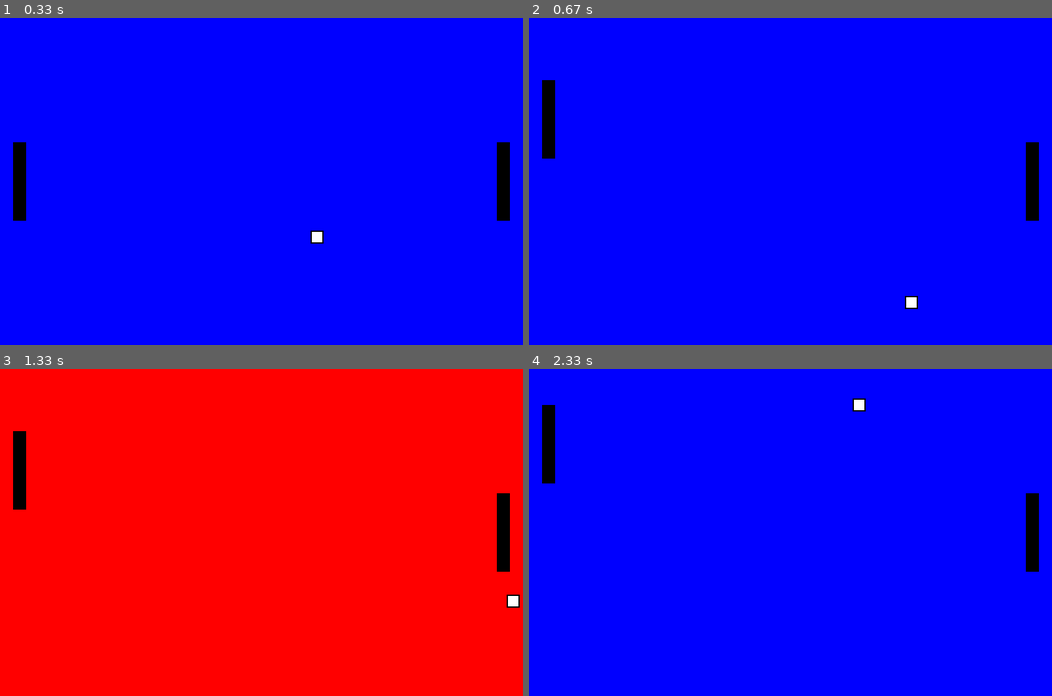
Above: before the commit, frames 1-4 (two rows, left to right).
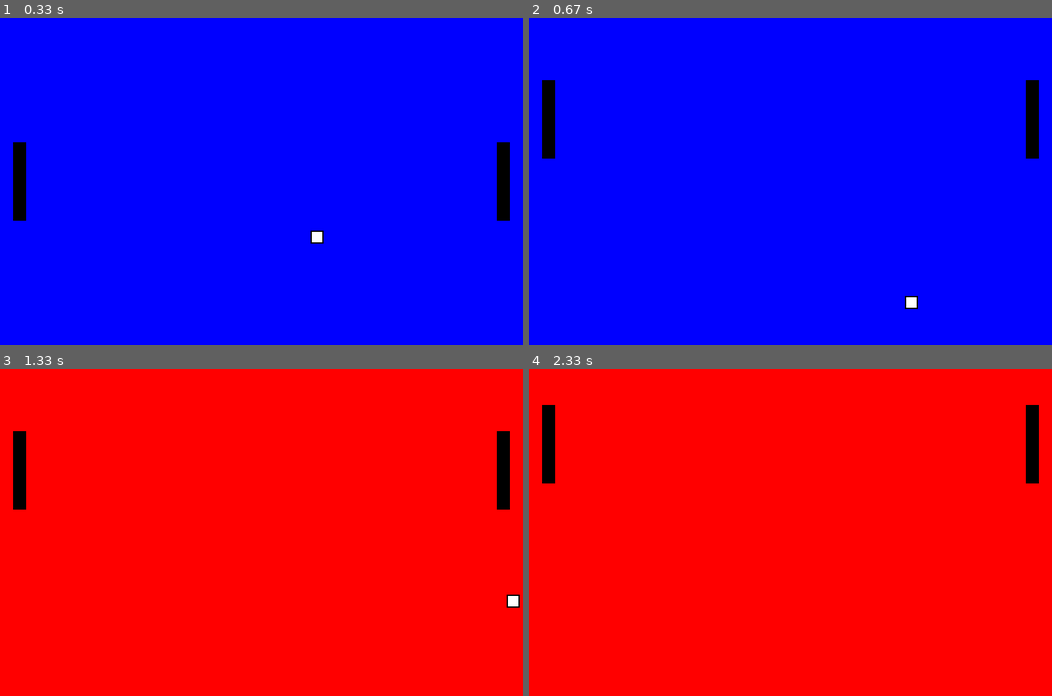
Above: after the commit, the same moments.

Repository: ctepickering/ctepickering-tasks
Game: pygame game, started from PYGAME/pong.py
Same seed, same stepped clock (60 frames per second), same inputs: the game is played once before the commit and once after it.
Inputs:
- Up to frame 1 (0.33 s): no input
- Up to frame 2 (0.67 s): hold Up from 0.33 s (still down)
- Up to frame 3 (1.33 s): release Up at 0.8 s; hold Down 0.83-1.13 s; hold Up from 1.17 s (still down)
- Up to frame 4 (2.33 s): release Up at 1.53 s; hold Down 1.57-1.93 s; hold Up 1.97-2.27 s; hold Down from 2.3 s (still down)

Frame 1 is identical in both runs. In frame 2, 0.9% of the frame differs, in the area x 95-98%, y 19-62%; in frame 3, 0.9%; in frame 4, 99%, in the area x 0-100%, y 0-100%.

Commit message:
Update pong.py

Diff:
--- a/PYGAME/pong.py
+++ b/PYGAME/pong.py
@@ -46,6 +46,11 @@
 follow_change = 3
 clock = pygame.time.Clock()
 random1=blue
+#font = pygame.font.SysFont("Calibri", 25, True, False)
+#text = font.render("GAME OVER",True,black)
+
+# Put the image of the text on the screen at 250x250
+#screen.blit(text, [250, 250])
 # -------- Main Program Loop -----------
 while done == False:
 
@@ -58,9 +63,8 @@
     # Draw the rectangle
     pygame.draw.rect(screen, white, [rect_x, rect_y, 20, 20])
     pygame.draw.rect(screen, black, [rect_x, rect_y, 20, 20], 2)
-    pygame.draw.rect(screen, black, [20, user_y, 20, 120])
-    pygame.draw.rect(screen, black, [760, follow_y, 20, 120])
-
+    player=pygame.draw.rect(screen, black, [20, user_y, 20, 120])
+    pygame.draw.rect(screen, black, [760, user_y, 20, 120])
 
     # Move the rectangle starting point
     key=pygame.key.get_pressed()
@@ -72,12 +76,16 @@
 
     rect_x = rect_x + x_change
     rect_y = rect_y + y_change
+    if rect_x==40 or rect_x ==740 :
+        if ((user_y > rect_y and user_y < (rect_y + 120))or ((user_y + 120) > rect_y and (user_y + 120) < (rect_y + 120))):
+            x_change = x_change * -1
+            random1= random.choice(colours)
     if rect_y > 480 or rect_y < 0:
         y_change = y_change * -1
         random1= random.choice(colours)
-    elif rect_x > 780 or rect_x <0:
-        x_change = x_change * -1
-        random1= random.choice(colours)
+    #elif rect_x > 780 or rect_x <0:
+        #Put the image of the text on the screen at 250x250
+        #screen.blit(text, [250, 250])
     pygame.display.flip()
 
     clock.tick(60)
